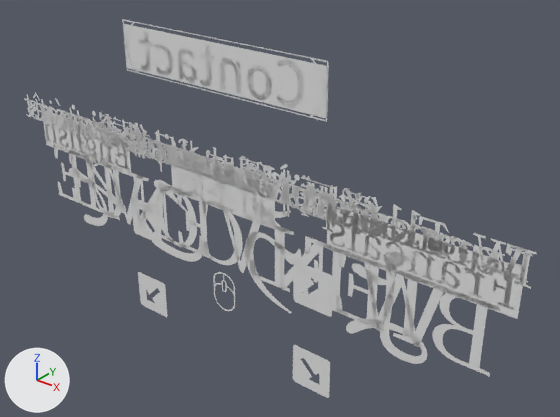
Before and after pictures for a commit that changed the glTF model static/models/keshiki.glb.
Camera for both pictures: a 50 mm lens placed at (10.04, -10.6, 6.61), pointed at (0.95, 0.76, -0.43). Every picture has the same lights, and +X, +Y and +Z are marked at lower left. Where no turn or scale is listed for an object, it has been applied to the vertices. Vertices at the same position are counted once.

Names of what the first picture shows: 'bienvenue.001', 'bienvenue.002', 'contact', 'contactHitbox', 'english.002', 'francais.002', 'francais.003', 'francaisHitbox', 'nihongoHitbox', 'select', 'welcome.001', 'youkoso'.
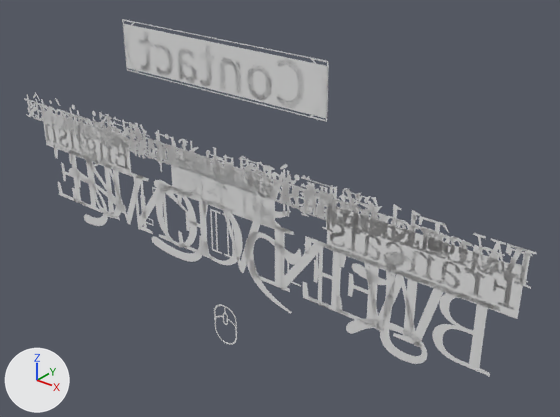
Pixel boxes (x1, y1, x2, y2) of what changed, in the pictures (560 x 417 px; the box of a moved part takes in the faces that stretch with it):
'select', reshaped, moved, rescaled (12% narrower, 21% shorter): before (131, 197, 333, 398); after (140, 187, 318, 345)
part 1 of me_text_131, deleted: before (138, 272, 167, 317)
part 2 of me_text_131, deleted: before (293, 345, 330, 398)
part 3 of me_text_131, deleted: before (131, 197, 162, 244)
part 4 of me_text_131, deleted: before (293, 261, 333, 317)
part 5 of me_text_131, moved or reshaped: before (213, 272, 235, 311); after (214, 304, 237, 345)
part 6 of me_text_131, added: after (140, 187, 166, 226)
part 7 of me_text_131, added: after (210, 209, 234, 259)
part 8 of me_text_131, added: after (287, 244, 318, 287)

Edits to the bpy script that builds the scene:
```text
Change me_text_131:
    used by ob_select; parent = ob_keshiki; location = (0.0, -3.745, 0.0); scale = (0.91, 0.91, 0.91)
    remove me_text_131.from_pydata(...)  # 1114 vertices, 1120 faces; spans x -2.86..2.86, y -2.48..0.48, z 0.0
    add me_text_131.from_pydata(...)  # 746 vertices, 748 faces; spans x -2.35..2.38, y -1.9..1.22, z 0.0
    me_text_131 part 1: the loose piece of 107 vertices spanning x 1.91..2.86, y -2.48..-1.52, z 0.0 is deleted
    me_text_131 part 2: the loose piece of 107 vertices spanning x -2.86..-1.91, y -2.48..-1.52, z 0.0 is deleted
    me_text_131 part 3: the loose piece of 107 vertices spanning x 1.91..2.86, y -0.48..0.48, z 0.0 is deleted
    me_text_131 part 4: the loose piece of 107 vertices spanning x -2.86..-1.91, y -0.48..0.48, z 0.0 is deleted
    me_text_131 part 5: 3 vertices moved within x -0.25..-0.03, y -1.35..-0.94, z 0.0; 661 vertices removed from x -0.32..0.32, y -1.48..-0.52, z 0.0; 661 vertices added at x -0.32..0.32, y -1.9..-0.94, z 0.0
    me_text_131 part 6: 24 vertices added at x 1.62..2.38, y 0.27..1.22, z 0.0
    me_text_131 part 7: 24 vertices added at x -0.3..0.3, y 0.27..1.22, z 0.0
    me_text_131 part 8: 12 vertices added at x -2.35..-1.65, y 0.27..1.22, z 0.0
Change ob_select:
    ob_select.location: (0.0, -3.745, 0.0) -> (0.0, -4.069, 0.0)
    ob_select.scale: (0.91, 0.91, 0.91) -> (0.967, 0.967, 0.967)
```
